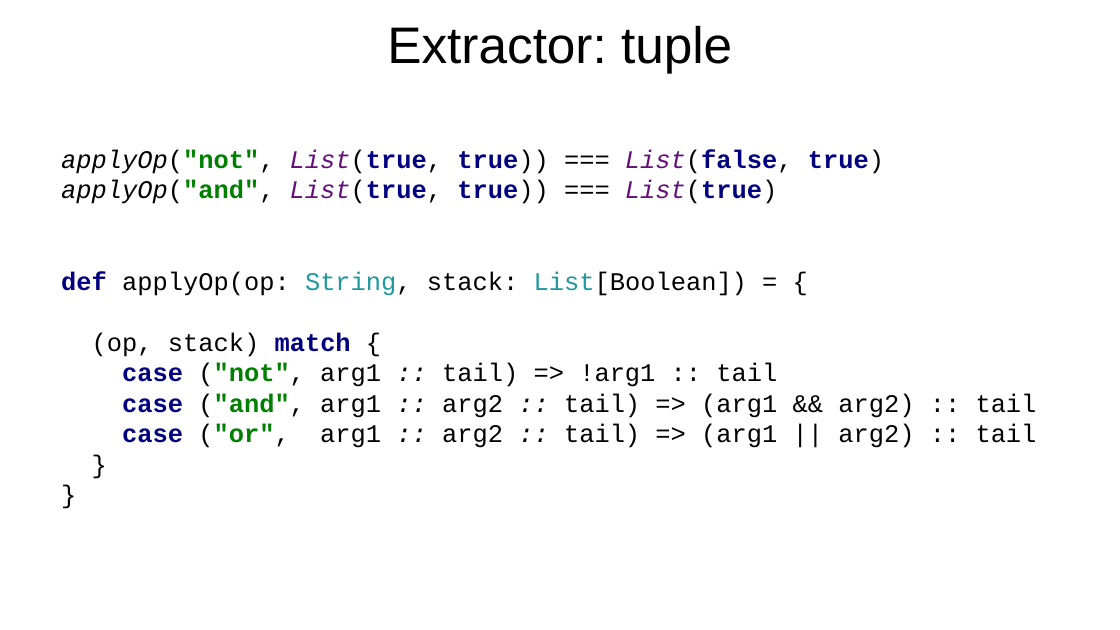
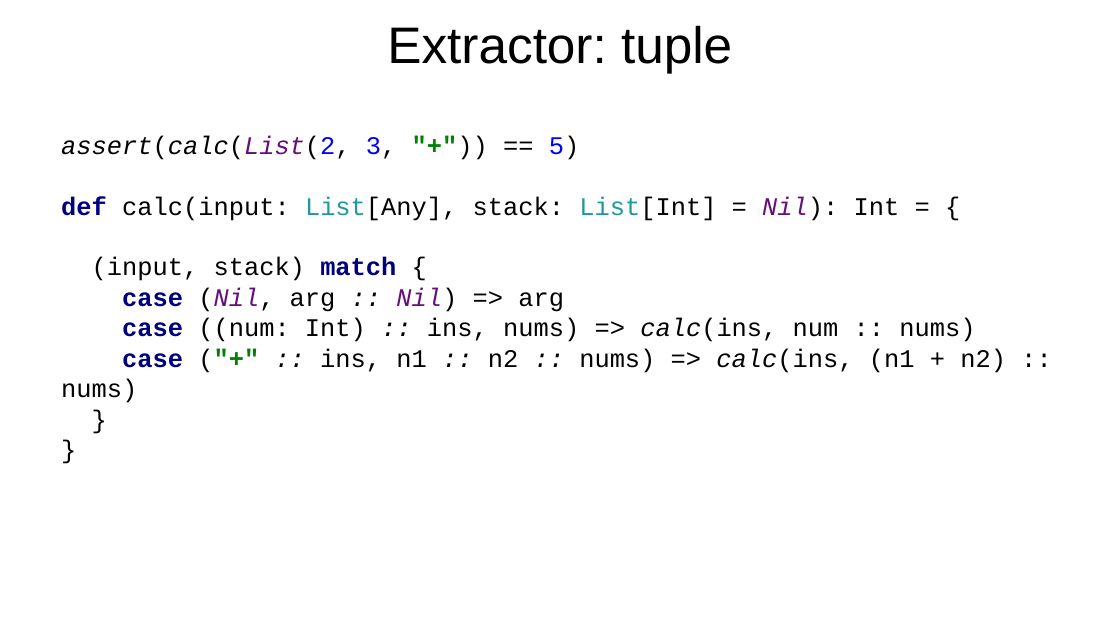
Before and after one commit to volodymyr-korolyov/meetup-scala-pattern-matching, a slide deck: slide 11 of Scala pattern matching.pptx. Drawn at 1120x630 pixels with LibreOffice and Linux fonts; fonts in the diff are those of the drawing; background and template pictures are left out. Boxes give left, top, right and bottom in pixels: in the first picture for what was removed or moved away, otherwise in the second. Text is boxed around its words. In the diff, an @@ line names an element or a change of style, - is before the commit and + after.

```diff
--- a/Scala pattern matching.pptx
+++ b/Scala pattern matching.pptx
@@ text at bbox=[61, 135, 1006, 403]: text changed @@
-applyOp("not", List(true, true)) === List(false, true)
-applyOp("and", List(true, true)) === List(true)
-def applyOp(op: String, stack: List[Boolean]) = {
-(op, stack) match {
-case ("not", arg1 :: tail) => !arg1 :: tail
-case ("and", arg1 :: arg2 :: tail) => (arg1 && arg2) :: tail
-case ("or", arg1 :: arg2 :: tail) => (arg1 || arg2) :: tail
-}
-}
+assert(calc(List(2, 3, "+")) == 5)
+def calc(input: List[Any], stack: List[Int] = Nil): Int = {
+(input, stack) match {
+case (Nil, arg :: Nil) => arg
+case ((num: Int) :: ins, nums) => calc(ins, num :: nums)
+case ("+" :: ins, n1 :: n2 :: nums) => calc(ins, (n1 + n2) :: nums)
+}
+}
```
Also in this commit, not shown: 2 other files.
